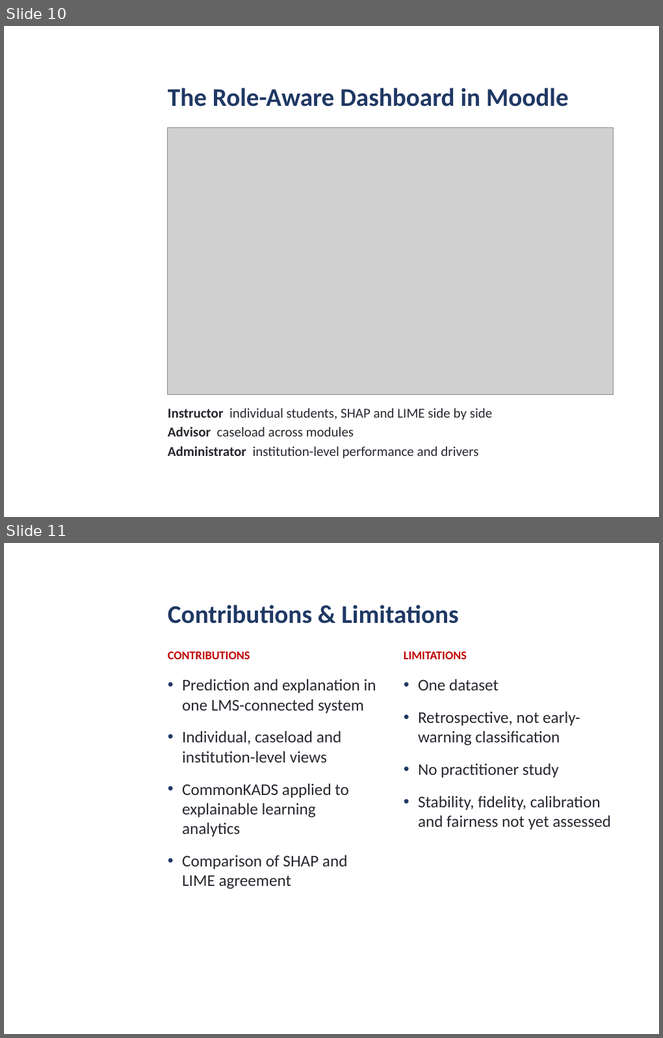
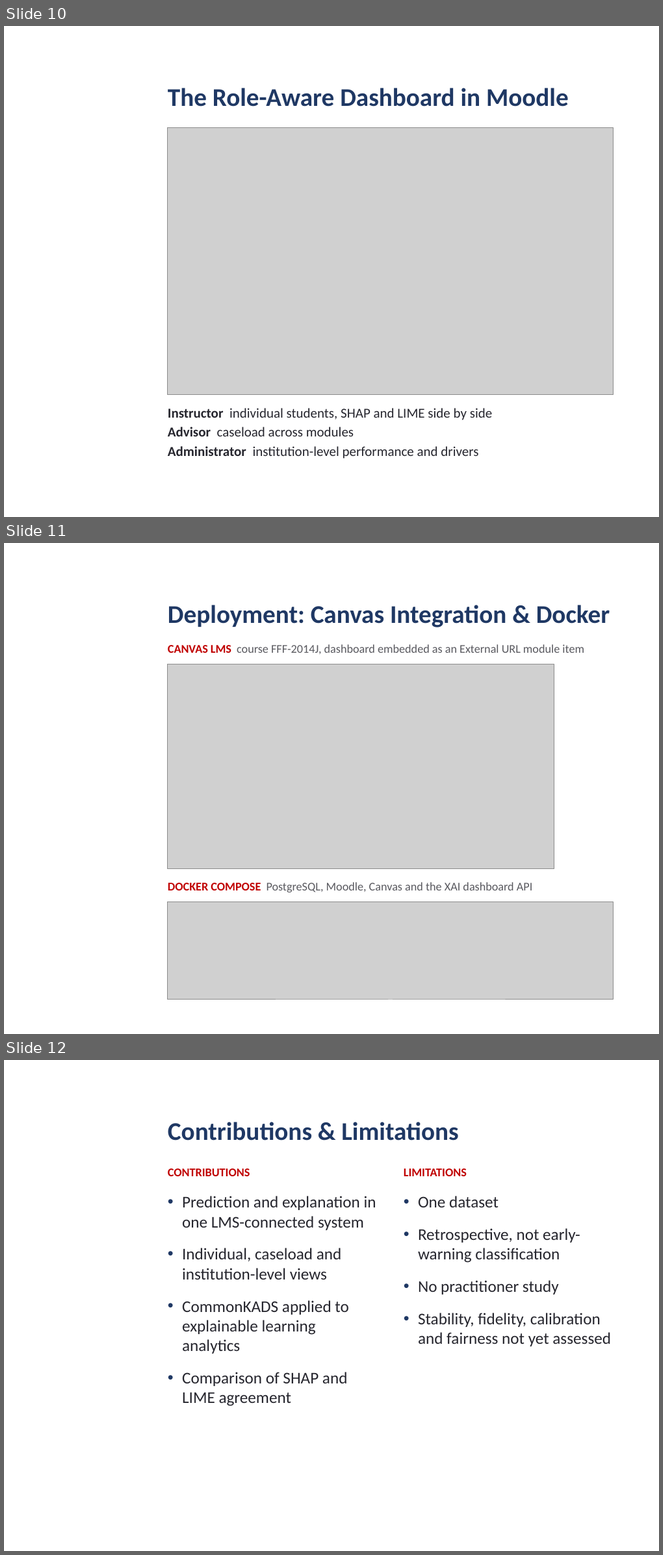
Before and after one commit to daniel-larry/python-run-result, a slide deck: Internal_Defense_Presentation.pptx. Shown one above the other, each under a label of ours: slides 10 and 11 before the commit, slides 10, 11 and 12 after it. The pictures are 663x1038 and 663x1555 pixels, drawn with LibreOffice and Linux fonts; fonts in the diff are those of the drawing; grey boxes stand for pictures; background and template pictures are left out. Boxes give left, top, right and bottom in pixels: in the first picture for what was removed or moved away, otherwise in the second. Text is boxed around its words. In the diff, an @@ line names an element or a change of style, - is before the commit and + after.

Commit message:
Defense deck: add Canvas and Docker deployment screenshots

```diff
--- a/Internal_Defense_Presentation.pptx
+++ b/Internal_Defense_Presentation.pptx
@@ slide 11 added at [4, 543, 659, 1034], background picture (left out) @@
@@ title added at [168, 605, 610, 627], 28 pt, text #1F3864, bold @@
+Deployment: Canvas Integration & Docker
@@ text added at [168, 644, 584, 654], 13 pt, text #59595F @@
+CANVAS LMS course FFF-2014J, dashboard embedded as an External URL module item
@@ picture added at [168, 664, 555, 869] @@
@@ text added at [168, 882, 532, 893], 13 pt, text #59595F @@
+DOCKER COMPOSE PostgreSQL, Moodle, Canvas and the XAI dashboard API
@@ picture added at [168, 902, 613, 1001] @@
@@ what was slide 11 is now slide 12 @@
```
